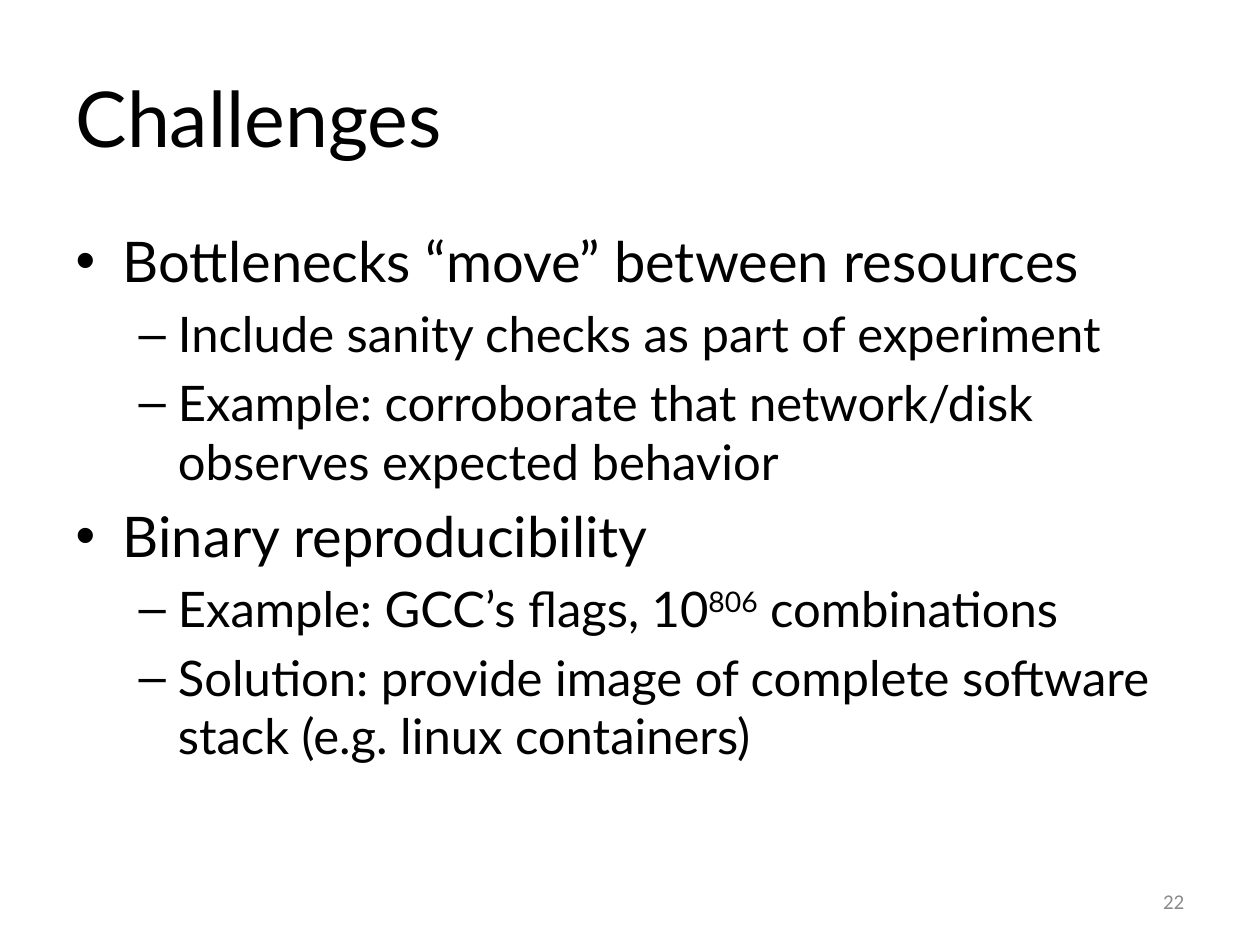
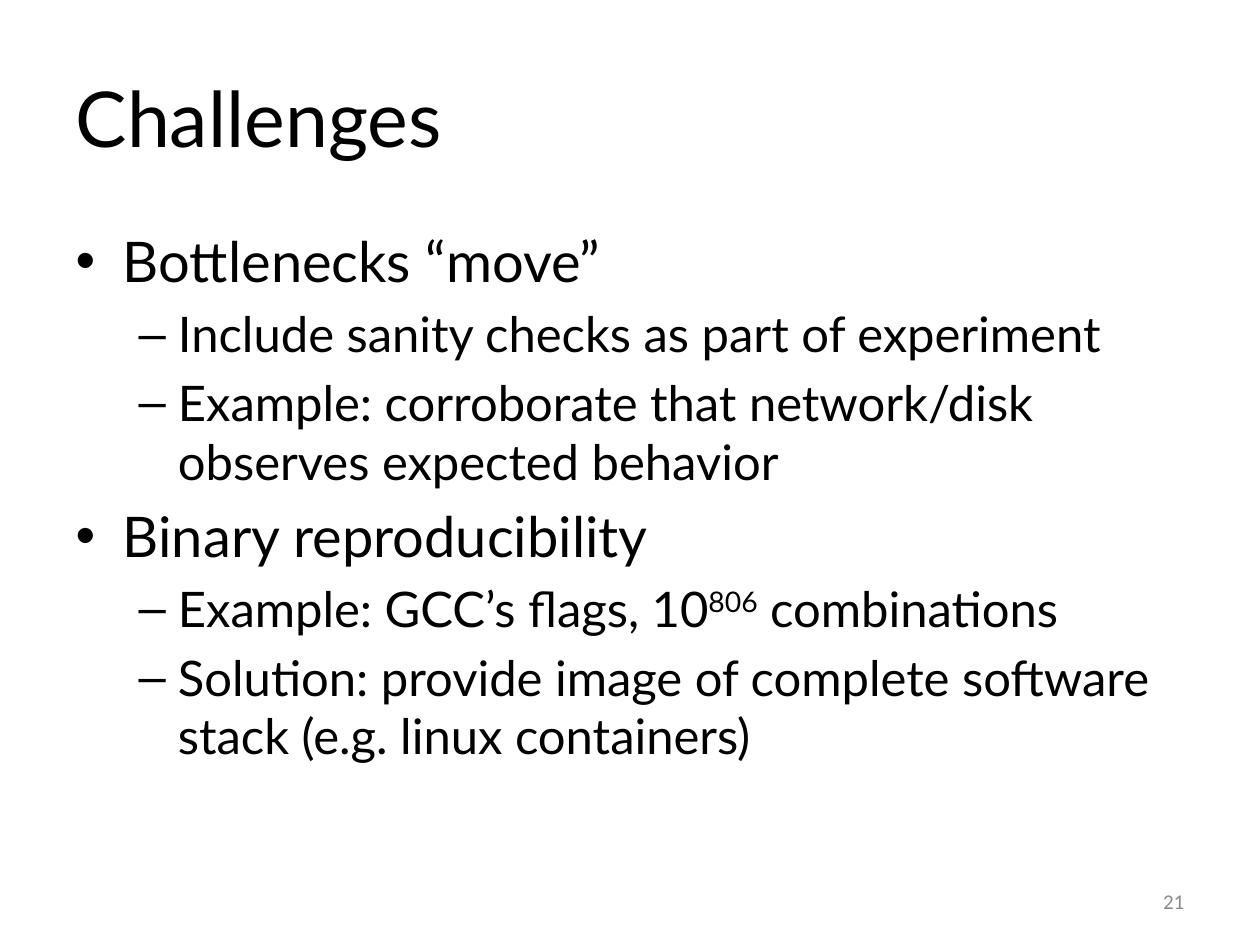
Before and after one commit to ivotron/pdsw15, a slide deck: slide 21 of slides.pptx (slide 22 before the commit). Drawn at 1260x945 pixels with LibreOffice and Linux fonts; fonts in the diff are those of the drawing. Boxes give left, top, right and bottom in pixels: in the first picture for what was removed or moved away, otherwise in the second. Text is boxed around its words. In the diff, an @@ line names an element or a change of style, - is before the commit and + after.

```diff
--- a/slides.pptx
+++ b/slides.pptx
@@ text at <box>123,239,601,283</box>: text changed @@
-• Bottlenecks “move” between resources
+• Bottlenecks “move”
@@ page number at <box>1163,895,1184,909</box>: text changed @@
-22
+21
```
Also in this commit, not shown: 6 other slides changed, 8 slides added, 3 slides removed.
